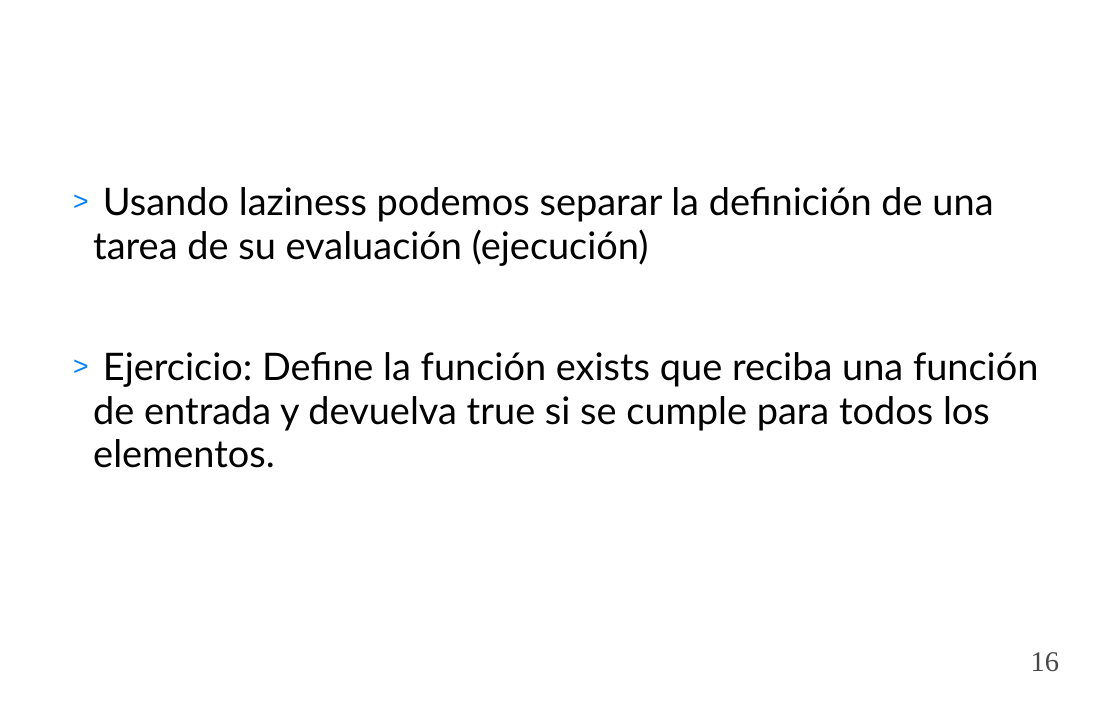
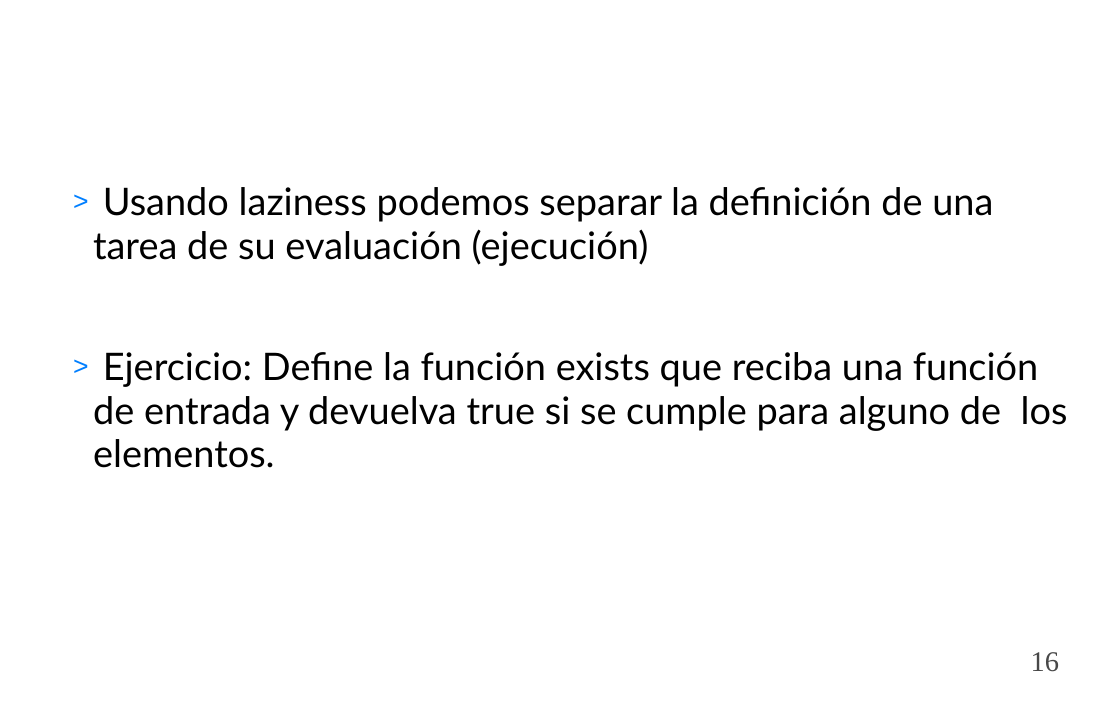
Before and after one commit to padoca/cursoScala, a slide deck: slide 16 of guiones/ppt/10.Programación Funcional Scala.ppt. Drawn at 1120x706 pixels with LibreOffice and Linux fonts; fonts in the diff are those of the drawing; background and template pictures are left out. Boxes give left, top, right and bottom in pixels: in the first picture for what was removed or moved away, otherwise in the second. Text is boxed around its words. In the diff, an @@ line names an element or a change of style, - is before the commit and + after.

```diff
--- a/guiones/ppt/10.Programación Funcional Scala.ppt
+++ b/guiones/ppt/10.Programación Funcional Scala.ppt
@@ text at bbox=[93, 352, 1068, 468]: text changed @@
-> Ejercicio: Define la función exists que reciba una función de entrada y devuelva true si se cumple para todos los elementos.
+> Ejercicio: Define la función exists que reciba una función de entrada y devuelva true si se cumple para alguno de los elementos.
```
Also in this commit, not shown: 12 other slides changed, 43 other files.
